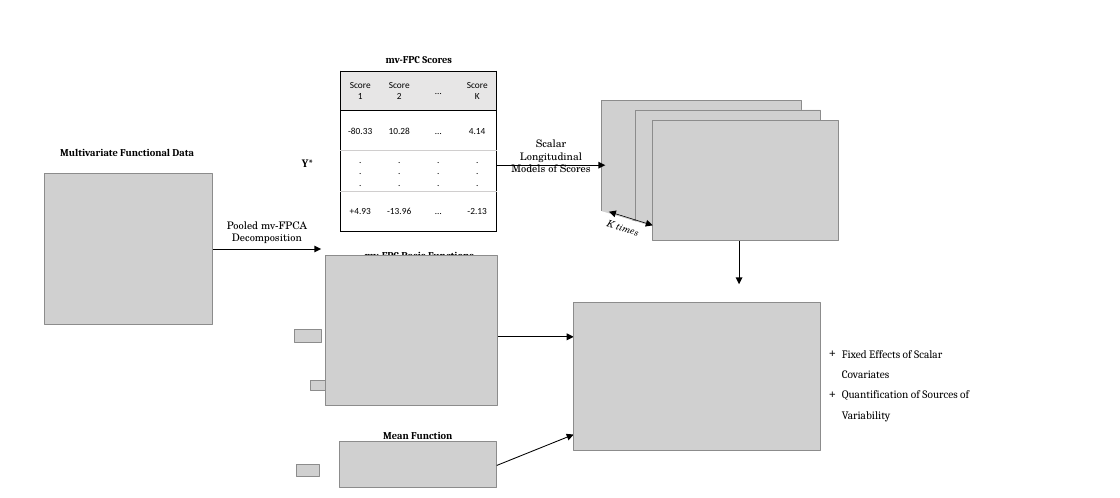
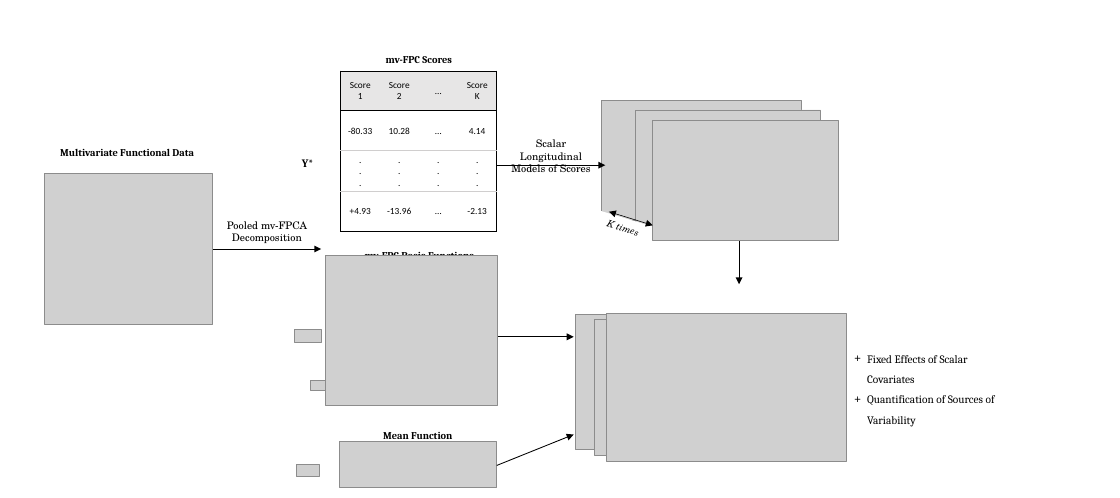
Before and after one commit to FAST-ULxNUIG/RISC1-longitudinal-manuscript-code, a slide deck: slide 1 of outputs/figures/methods-schematic.pptx. Drawn at 1120x498 pixels with LibreOffice and Linux fonts; fonts in the diff are those of the drawing; grey boxes stand for pictures; background and template pictures are left out. Boxes give left, top, right and bottom in pixels: in the first picture for what was removed or moved away, otherwise in the second. Text is boxed around its words. In the diff, an @@ line names an element or a change of style, - is before the commit and + after.

```diff
--- a/outputs/figures/methods-schematic.pptx
+++ b/outputs/figures/methods-schematic.pptx
@@ picture added at box(576, 314, 822, 450) @@
@@ picture added at box(595, 320, 834, 455) @@
@@ picture: place and size @@
-picture at box(574, 302, 820, 450)
+picture at box(607, 313, 846, 461)
@@ text "Fixed Effects of Scalar Covariates": place and size @@
-text "Fixed Effects of Scalar Covariates" at box(842, 350, 969, 422)
+text "Fixed Effects of Scalar Covariates" at box(867, 355, 995, 427)
```
Also in this commit, not shown: 1 other file.
